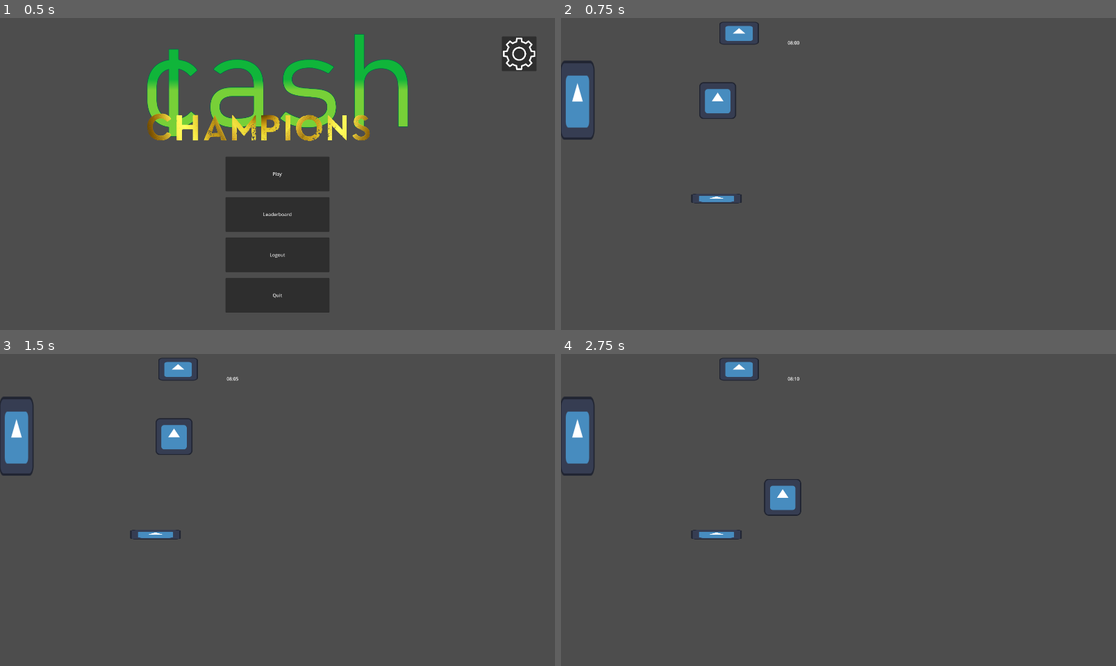
Above: before the commit, frames 1-4 (two rows, left to right).
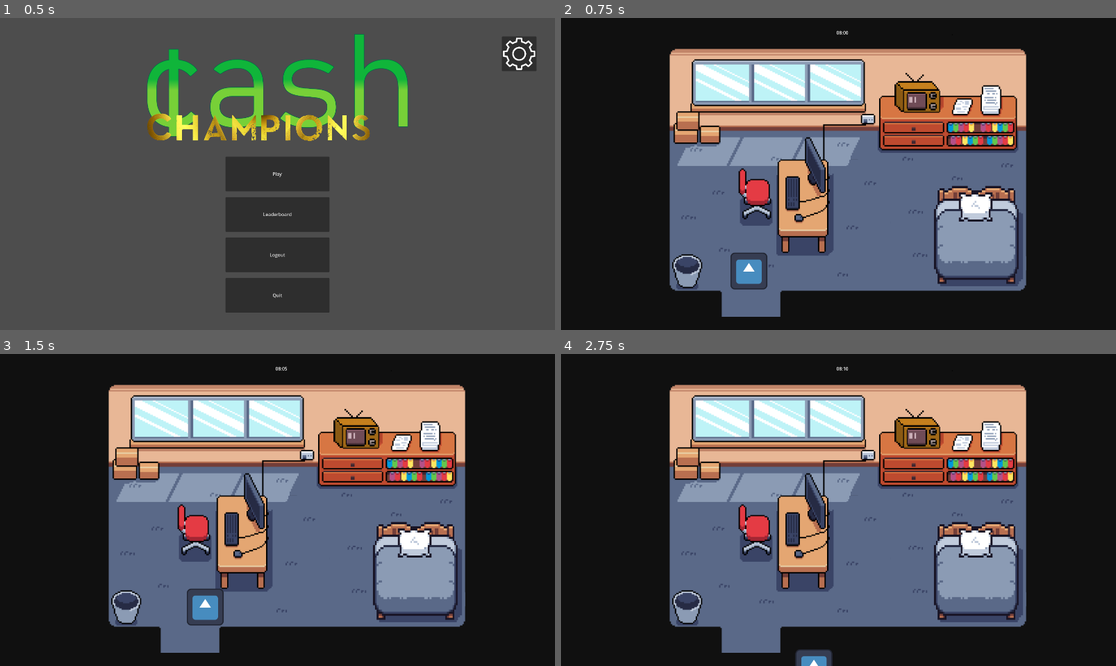
Above: after the commit, the same moments.

Repository: ThyGram/Eksamensprojekt-DDU
Game: Godot game, scene res://main_menu.tscn
The game is run twice, just before and just after one commit, with the same random seed, the same clock (stepped at 60 frames per second) and the same inputs. The engine's default icon, where the game draws it, is replaced by a stand-in: a white triangle on a blue panel in a dark square.
Inputs (mouse positions are in pixels of both pictures, inside the frame that each line leads up to):
- Up to frame 1 (0.5 s): no input
- Up to frame 2 (0.75 s): click (1082, 52) at 0.5 s
- Up to frame 3 (1.5 s): tap Enter (ui_accept) at 1.25 s; hold D (Right) from 1.28 s (still down)
- Up to frame 4 (2.75 s): tap Enter (ui_accept) at 1.52, 2.27 s; release D (Right) at 2.03 s; hold S (Down) from 2.03 s (still down)

Frame 1 is identical in both runs. In frame 2, 99% of the frame differs, in the area x 0-100%, y 0-100%; in frame 3, 99%; in frame 4, 99%.

Commit message:
updated main game bedroom

Diff:
--- a/GodotGame/main_game_bedroom.tscn
+++ b/GodotGame/main_game_bedroom.tscn
@@ -1,108 +1,168 @@
-[gd_scene load_steps=11 format=3 uid="uid://bl0kwce2fdxm3"]
+[gd_scene load_steps=18 format=3 uid="uid://bl0kwce2fdxm3"]
 
 [ext_resource type="Script" path="res://main_game_bedroom.gd" id="1_cps6x"]
 [ext_resource type="Script" path="res://Player.gd" id="1_un6wh"]
+[ext_resource type="Texture2D" uid="uid://cp8tjr4dot22c" path="res://mainRoom.png" id="2_g06ss"]
+[ext_resource type="Texture2D" uid="uid://6u7oo0g0h3d" path="res://blackImage.png" id="2_mvc6y"]
 [ext_resource type="Texture2D" uid="uid://c3sw1px41oine" path="res://icon.svg" id="2_v3xi1"]
 
 [sub_resource type="RectangleShape2D" id="RectangleShape2D_a1p05"]
 size = Vector2(137.487, 132.82)
 
 [sub_resource type="RectangleShape2D" id="RectangleShape2D_o8xtv"]
-size = Vector2(179, 135)
+size = Vector2(183.5, 264.5)
 
 [sub_resource type="RectangleShape2D" id="RectangleShape2D_72d7h"]
-size = Vector2(133, 73)
+size = Vector2(164.5, 243)
 
 [sub_resource type="RectangleShape2D" id="RectangleShape2D_6k7oi"]
-size = Vector2(114.5, 273)
+size = Vector2(286.25, 310)
 
 [sub_resource type="RectangleShape2D" id="RectangleShape2D_67fpx"]
-size = Vector2(173, 368)
+size = Vector2(173, 349)
 
 [sub_resource type="RectangleShape2D" id="RectangleShape2D_8310b"]
-size = Vector2(174, 35)
+size = Vector2(476, 148)
 
 [sub_resource type="RectangleShape2D" id="RectangleShape2D_hdfuv"]
-size = Vector2(236, 52)
+size = Vector2(287, 91.5)
+
+[sub_resource type="RectangleShape2D" id="RectangleShape2D_u437p"]
+size = Vector2(206.125, 94)
+
+[sub_resource type="RectangleShape2D" id="RectangleShape2D_u2qww"]
+size = Vector2(84, 89.5)
+
+[sub_resource type="RectangleShape2D" id="RectangleShape2D_hk1wj"]
+size = Vector2(140.25, 40)
+
+[sub_resource type="RectangleShape2D" id="RectangleShape2D_4goep"]
+size = Vector2(86.25, 104)
+
+[sub_resource type="RectangleShape2D" id="RectangleShape2D_2l5ga"]
+size = Vector2(1234.5, 178)
 
 [node name="MainGame_Bedroom" type="Node2D"]
 script = ExtResource("1_cps6x")
 
+[node name="Black" type="TextureRect" parent="."]
+offset_left = -38.0
+offset_top = -14.0
+offset_right = 1930.0
+offset_bottom = 1094.0
+texture = ExtResource("2_mvc6y")
+
+[node name="RoomImage" type="TextureRect" parent="."]
+offset_left = 268.0
+offset_top = -46.0
+offset_right = 1708.0
+offset_bottom = 1034.0
+texture = ExtResource("2_g06ss")
+
 [node name="Player" type="CharacterBody2D" parent="."]
+position = Vector2(28, -48)
 script = ExtResource("1_un6wh")
 
 [node name="CollisionPolygon2D" type="CollisionShape2D" parent="Player"]
-position = Vector2(540.509, 287.094)
+position = Vector2(620.509, 925.094)
 scale = Vector2(0.996323, 0.962293)
 shape = SubResource("RectangleShape2D_a1p05")
 
 [node name="Sprite2D" type="Sprite2D" parent="Player"]
-position = Vector2(542, 286)
+position = Vector2(622, 924)
 texture = ExtResource("2_v3xi1")
 
 [node name="Computer" type="Node2D" parent="."]
+position = Vector2(28, -48)
 
 [node name="Area2D" type="Area2D" parent="Computer"]
 position = Vector2(126, 27)
 
 [node name="CollisionShape2D" type="CollisionShape2D" parent="Computer/Area2D"]
-position = Vector2(489.5, 29)
+position = Vector2(561.75, 648.75)
 shape = SubResource("RectangleShape2D_o8xtv")
 
 [node name="StaticBody2D" type="StaticBody2D" parent="Computer"]
 
-[node name="Sprite2D" type="Sprite2D" parent="Computer/StaticBody2D"]
-position = Vector2(616, 52.5)
-scale = Vector2(1.07812, 0.617188)
-texture = ExtResource("2_v3xi1")
-
 [node name="CollisionShape2D" type="CollisionShape2D" parent="Computer/StaticBody2D"]
-position = Vector2(618.5, 52)
+position = Vector2(808.75, 689.5)
 shape = SubResource("RectangleShape2D_72d7h")
 
 [node name="GameTimer" type="Label" parent="."]
-offset_left = 784.0
-offset_top = 74.0
-offset_right = 910.0
-offset_bottom = 126.0
+offset_left = 953.0
+offset_top = 39.0
+offset_right = 1079.0
+offset_bottom = 91.0
 
 [node name="Bed" type="Node2D" parent="."]
+position = Vector2(28, -48)
 
 [node name="StaticBody2D" type="StaticBody2D" parent="Bed"]
 
 [node name="CollisionShape2D" type="CollisionShape2D" parent="Bed/StaticBody2D"]
-position = Vector2(58.75, 287.5)
+position = Vector2(1406.13, 816)
 shape = SubResource("RectangleShape2D_6k7oi")
-
-[node name="Sprite2D" type="Sprite2D" parent="Bed/StaticBody2D"]
-position = Vector2(57, 285)
-scale = Vector2(0.921875, 2.14063)
-texture = ExtResource("2_v3xi1")
 
 [node name="Area2D" type="Area2D" parent="Bed/StaticBody2D"]
 
 [node name="CollisionShape2D" type="CollisionShape2D" parent="Bed/StaticBody2D/Area2D"]
-position = Vector2(87, 291)
+position = Vector2(1284, 814.5)
 shape = SubResource("RectangleShape2D_67fpx")
 
 [node name="TV" type="Node2D" parent="."]
+position = Vector2(28, -48)
 
 [node name="StaticBody2D" type="StaticBody2D" parent="TV"]
 
 [node name="CollisionShape2D" type="CollisionShape2D" parent="TV/StaticBody2D"]
-position = Vector2(541, 626.5)
+position = Vector2(1311, 388)
 shape = SubResource("RectangleShape2D_8310b")
-
-[node name="Sprite2D" type="Sprite2D" parent="TV/StaticBody2D"]
-position = Vector2(538, 625)
-scale = Vector2(1.375, 0.257813)
-texture = ExtResource("2_v3xi1")
 
 [node name="Area2D" type="Area2D" parent="TV"]
 
 [node name="CollisionShape2D" type="CollisionShape2D" parent="TV/Area2D"]
-position = Vector2(544, 618)
+position = Vector2(1215.5, 541.25)
 shape = SubResource("RectangleShape2D_hdfuv")
+
+[node name="Exit" type="Node2D" parent="."]
+
+[node name="Area2D" type="Area2D" parent="Exit"]
+
+[node name="CollisionShape2D" type="CollisionShape2D" parent="Exit/Area2D"]
+position = Vector2(653.938, 987)
+shape = SubResource("RectangleShape2D_u437p")
+
+[node name="TrashCan" type="Node2D" parent="."]
+
+[node name="StaticBody2D" type="StaticBody2D" parent="TrashCan"]
+
+[node name="CollisionShape2D" type="CollisionShape2D" parent="TrashCan/StaticBody2D"]
+position = Vector2(437, 888.75)
+shape = SubResource("RectangleShape2D_u2qww")
+
+[node name="Boxes" type="Node2D" parent="."]
+
+[node name="StaticBody2D" type="StaticBody2D" parent="Boxes"]
+
+[node name="CollisionShape2D" type="CollisionShape2D" parent="Boxes/StaticBody2D"]
+position = Vector2(466.875, 400)
+shape = SubResource("RectangleShape2D_hk1wj")
+
+[node name="Chair" type="Node2D" parent="."]
+
+[node name="StaticBody2D" type="StaticBody2D" parent="Chair"]
+
+[node name="CollisionShape2D" type="CollisionShape2D" parent="Chair/StaticBody2D"]
+position = Vector2(678.125, 636)
+shape = SubResource("RectangleShape2D_4goep")
+
+[node name="Wall" type="Node2D" parent="."]
+
+[node name="StaticBody2D" type="StaticBody2D" parent="Wall"]
+
+[node name="CollisionShape2D" type="CollisionShape2D" parent="Wall/StaticBody2D"]
+position = Vector2(993.75, 219)
+shape = SubResource("RectangleShape2D_2l5ga")
 
 [connection signal="body_entered" from="Computer/Area2D" to="Player" method="_on_computer_body_entered"]
 [connection signal="body_exited" from="Computer/Area2D" to="Player" method="_on_computer_body_exited"]
Binary file added: GodotGame/blackImage.png
Not shown, added: GodotGame/blackImage.png.import
